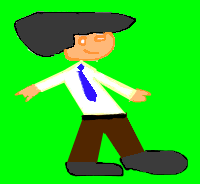
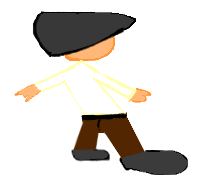
The second 200x184 image is a revision of the first. Changes to its layers:
showed "backwards", painted on it over 14, 11, 188, 179
added group "pierna izquierda" with 2 layers above "pierna derecha" over 100, 115, 188, 175
renamed "pierna izquierda" to "pierna izquierda estatica", moved it into group "pierna izquierda" over 104, 116, 188, 175
added group "pierna derecha" with 3 layers above "talk" over 65, 119, 125, 177
added layer "pierna derecha paso 2" in group "pierna derecha" over 71, 119, 114, 163
renamed "pierna derecha" to "pierna derecha estatica", hid it, moved it into group "pierna derecha" over 65, 119, 125, 177
hid "characterbelow" over 14, 11, 136, 173
hid "Background" over 0, 0, 200, 184
